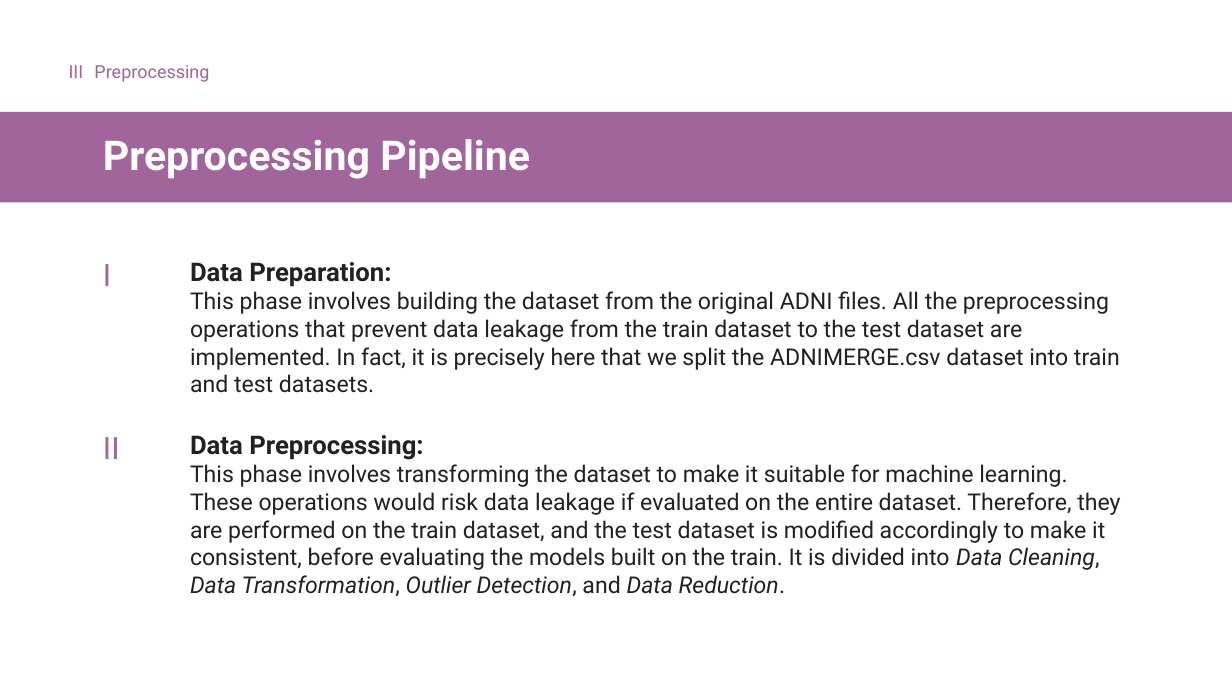
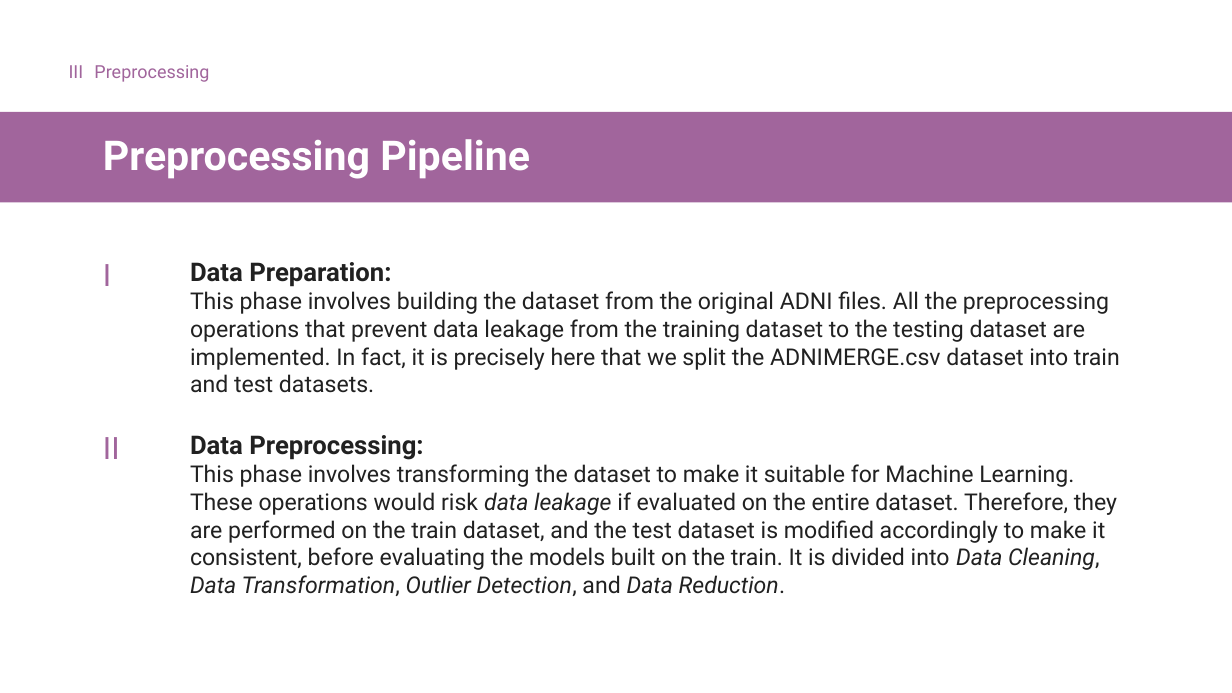
Before and after one commit to Tenshin000/CogniPredictAD, a slide deck: slide 11 of Presentation.pptx. Drawn at 1232x693 pixels with LibreOffice and Linux fonts; fonts in the diff are those of the drawing. Boxes give left, top, right and bottom in pixels: in the first picture for what was removed or moved away, otherwise in the second. Text is boxed around its words. In the diff, an @@ line names an element or a change of style, - is before the commit and + after.

```diff
--- a/Presentation.pptx
+++ b/Presentation.pptx
@@ text at [190, 291, 1120, 393]: text changed @@
-This phase involves building the dataset from the original ADNI files. All the preprocessing operations that prevent data leakage from the train dataset to the test dataset are implemented. In fact, it is precisely here that we split the ADNIMERGE.csv dataset into train and test datasets.
+This phase involves building the dataset from the original ADNI files. All the preprocessing operations that prevent data leakage from the training dataset to the testing dataset are implemented. In fact, it is precisely here that we split the ADNIMERGE.csv dataset into train and test datasets.
@@ text at [190, 464, 1117, 596]: text changed @@
-This phase involves transforming the dataset to make it suitable for machine learning. These operations would risk data leakage if evaluated on the entire dataset. Therefore, they are performed on the train dataset, and the test dataset is modified accordingly to make it consistent, before evaluating the models built on the train. It is divided into Data Cleaning, Data Transformation, Outlier Detection, and Data Reduction.
+This phase involves transforming the dataset to make it suitable for Machine Learning. These operations would risk data leakage if evaluated on the entire dataset. Therefore, they are performed on the train dataset, and the test dataset is modified accordingly to make it consistent, before evaluating the models built on the train. It is divided into Data Cleaning, Data Transformation, Outlier Detection, and Data Reduction.
```
Also in this commit, not shown: 16 other slides changed, 8 other files.
